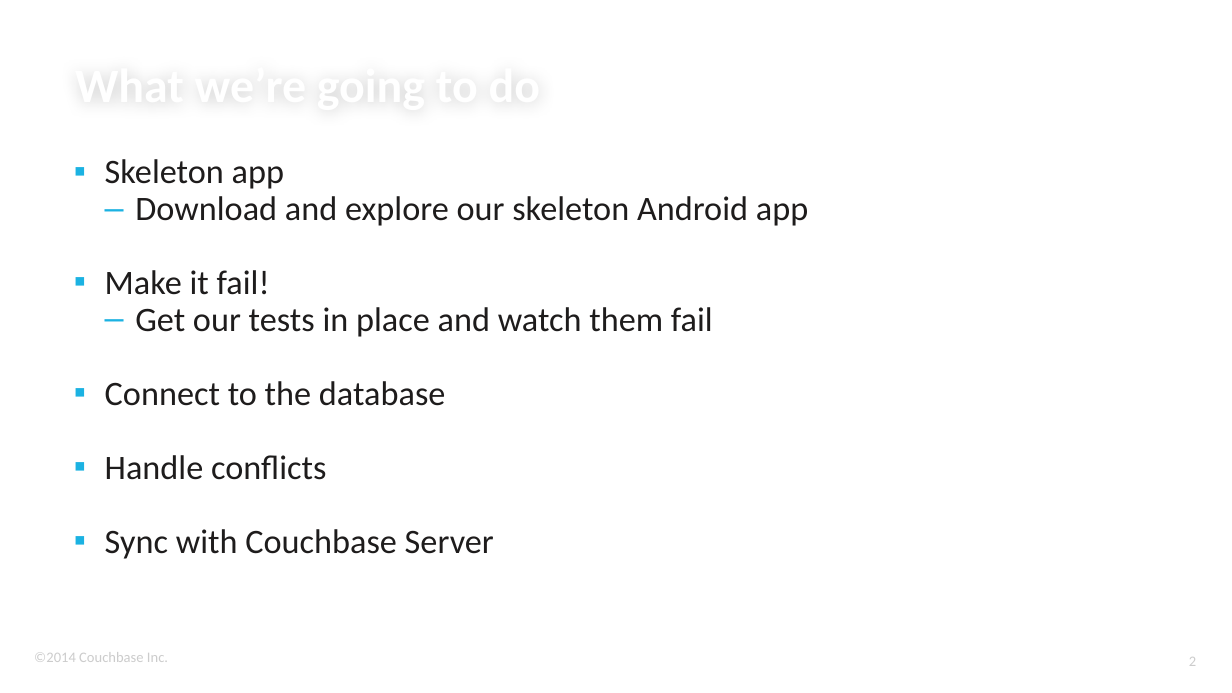
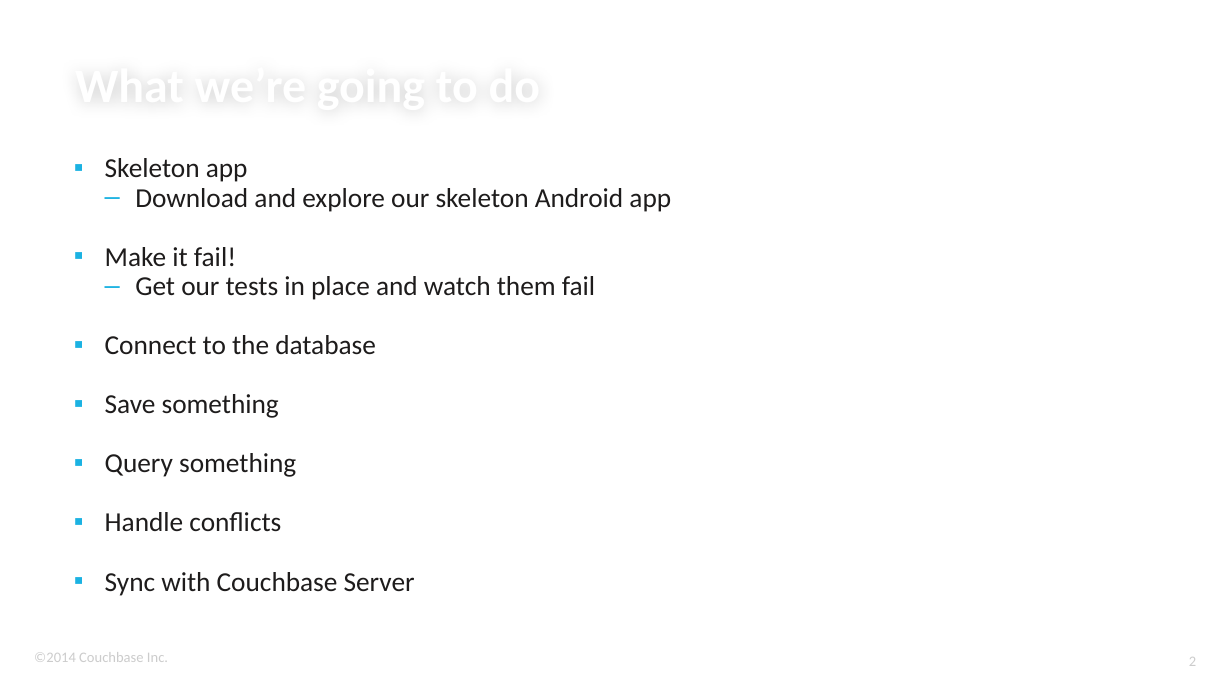
Before and after one commit to subalakr/workshop, a slide deck: slide 2 of mobile/presentations/first-app.pptx. Drawn at 1232x693 pixels with LibreOffice and Linux fonts; fonts in the diff are those of the drawing; background and template pictures are left out. Boxes give left, top, right and bottom in pixels: in the first picture for what was removed or moved away, otherwise in the second. Text is boxed around its words. In the diff, an @@ line names an element or a change of style, - is before the commit and + after.

```diff
--- a/mobile/presentations/first-app.pptx
+++ b/mobile/presentations/first-app.pptx
@@ text at <box>105,158,671,596</box>: size 20 to 16 pt in "Skeleton app", "Download and explore our skeleton Android app", "Make it fail!", "Get our tests in place and watch ..." and 3 more places @@
@@ text at <box>105,394,296,477</box>: paragraphs added @@
+▪ Save something
+▪ Query something
```
Also in this commit, not shown: 16 other slides changed, 39 slides added, 4 slides removed.
